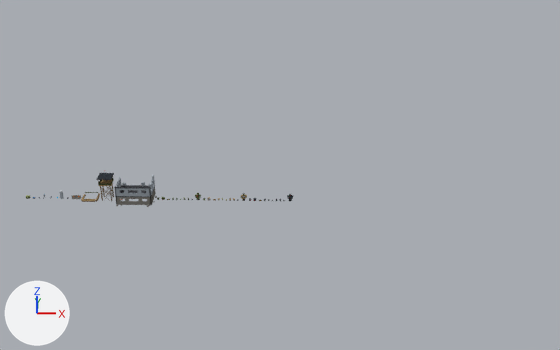
Two versions of the Blender file assets/3d/arena_survivor.blend, one commit apart.
Both versions are drawn from a 50 mm camera at (186.0, -466.0, 255.0) aimed at (175.0, -2.0, 20.0). Every picture has the same lights, and +X, +Y and +Z are marked at lower left. The picture after the commit comes second.

The first picture shows 'env_guard_tower', 'env_ruin_building', 'env_sandbag_bunker'.
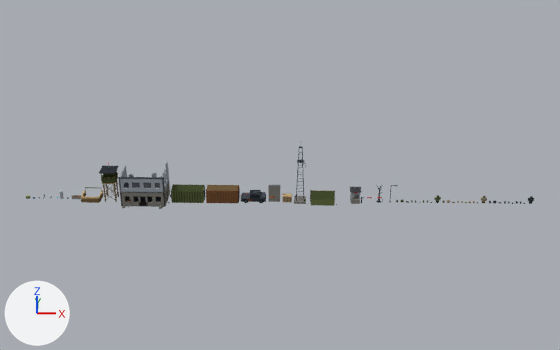
Pixel boxes [x1, y1, x2, y2] of what changed, in the pictures (560 x 350 px; the box of a moved part takes in the faces that stretch with it):
'env_ruin_building', reshaped, moved (23% wider, 45% taller)
    before: [114, 175, 157, 207]
    after: [118, 162, 171, 209]
'env_container_olive', added (green)
    after: [171, 184, 205, 203]
'env_container_rust', added (brown)
    after: [206, 185, 240, 203]
'env_guard_tower', reshaped, moved
    before: [96, 173, 114, 201]
    after: [99, 163, 119, 202]
'env_tent', added
    after: [308, 190, 337, 206]
'env_wreck_humvee', added
    after: [241, 190, 266, 203]
'env_comm_tower', added
    after: [294, 141, 307, 204]
'env_checkpoint', added
    after: [350, 187, 383, 204]
'env_twall', added
    after: [268, 185, 280, 202]
'env_sandbag_bunker', moved
    before: [81, 192, 100, 202]
    after: [81, 187, 103, 203]
'env_hesco', added
    after: [283, 193, 292, 202]
part 1 of me_env_guard_tower, added
    after: [101, 178, 115, 183]
part 2 of me_env_guard_tower, added
    after: [99, 166, 118, 173]
part 3 of me_env_guard_tower, deleted
    before: [96, 173, 114, 200]
part 4 of me_env_guard_tower, reshaped
    before: [98, 178, 114, 197]
    after: [105, 181, 117, 200]
part 5 of me_env_ruin_building, added
    after: [122, 201, 141, 206]
part 6 of me_env_ruin_building, added
    after: [146, 202, 166, 207]
part 7 of me_env_ruin_building, added
    after: [120, 192, 164, 197]
part 8 of me_env_ruin_building, added
    after: [120, 188, 165, 193]
part 9 of me_env_ruin_building, added
    after: [119, 179, 164, 183]
part 10 of me_env_ruin_building, deleted
    before: [116, 201, 152, 205]
part 11 of me_env_ruin_building, deleted
    before: [117, 197, 150, 199]
part 12 of me_env_ruin_building, moved or reshaped
    before: [114, 175, 157, 207]
    after: [118, 162, 171, 209]

What changed in the scene script:
```text
Change me_env_guard_tower:
    remove me_env_guard_tower.from_pydata(...)  # 366 vertices, 273 faces; spans x -4.9..4.9, y -4.9..4.9, z 0.0..21.6
    add me_env_guard_tower.from_pydata(...)  # 374 vertices, 279 faces; spans x -5.5..5.5, y -5.5..5.5, z 0.0..27.2
    me_env_guard_tower part 1: a new loose piece, a box spanning x -4.5..4.5, y -4.53..-4.27, z 14.5..18.5, in mat_palette (picture img_palette)
    me_env_guard_tower part 2: a new loose piece, a box spanning x -5.2..5.2, y -5.2..5.2, z 22.58..22.83, in mat_palette (picture img_palette)
    me_env_guard_tower part 3: 22 loose pieces with 176 vertices, spanning x -4.9..4.9, y -4.9..4.9, z 0.6..17.6, are deleted
    me_env_guard_tower part 4: 48 vertices removed from x -4.3..4.3, y -4.3..4.3, z 0.0..14.0; 112 vertices added at x -3.7..3.7, y -3.7..4.1, z 0.7..13.1
    other edits to the shape of me_env_guard_tower do not show in these pictures
Change me_env_ruin_building:
    remove me_env_ruin_building.from_pydata(...)  # 464 vertices, 348 faces; spans x -12.2..13.7, y -10.7..9.6, z 0.0..15.1
    add me_env_ruin_building.from_pydata(...)  # 544 vertices, 408 faces; spans x -15.2..17.5, y -13.3..12.1, z 0.0..24.6
    me_env_ruin_building part 5: a new loose piece, a box spanning x -15.0..-1.8, y -10.0..-9.0, z 0.0..3.2, in mat_palette (picture img_palette)
    me_env_ruin_building part 6: a new loose piece, a box spanning x 1.8..15.0, y -10.0..-9.0, z 0.0..3.2, in mat_palette (picture img_palette)
    me_env_ruin_building part 7: a new loose piece, a box spanning x -15.0..15.0, y -10.0..-9.0, z 7.6..10.5, in mat_palette (picture img_palette)
    me_env_ruin_building part 8: a new loose piece, a box spanning x -15.0..15.0, y -10.0..-9.0, z 10.5..13.7, in mat_palette (picture img_palette)
    me_env_ruin_building part 9: a new loose piece, a box spanning x -15.0..15.0, y -10.0..-9.0, z 18.1..21.0, in mat_palette (picture img_palette)
    me_env_ruin_building part 10: the loose piece of 8 vertices spanning x -12.0..12.0, y -8.0..-7.2, z 0.0..2.3 is deleted
    me_env_ruin_building part 11: the loose piece of 8 vertices spanning x -12.0..12.0, y -8.0..-7.2, z 4.6..6.0 is deleted
    me_env_ruin_building part 12: 416 vertices removed from x -12.2..13.7, y -10.7..9.6, z 0.0..15.1; 304 vertices added at x -15.2..17.5, y -13.3..12.1, z 0.0..24.6
    other edits to the shape of me_env_ruin_building do not show in these pictures
Change ob_env_sandbag_bunker:
    ob_env_sandbag_bunker.location: (45.5, 0.0, 0.0) -> (46.6, 0.0, 0.0)
Change ob_env_guard_tower:
    ob_env_guard_tower.location: (57.3, 0.0, 0.0) -> (60.1, 0.0, 0.0)
Change ob_env_ruin_building:
    ob_env_ruin_building.location: (76.8, 0.0, 0.0) -> (83.6, 0.0, 0.0)
Add ob_env_checkpoint:
    ob_env_checkpoint = bpy.data.objects.new('env_checkpoint', me_env_checkpoint)  # 128 vertices, 96 faces; spans x -3.7..18.4, y -3.7..3.7, z 0.0..9.5; in mat_palette (picture img_palette)
    ob_env_checkpoint.location = (226.4, 0.0, 0.0)
Add ob_env_tent:
    ob_env_tent = bpy.data.objects.new('env_tent', me_env_tent)  # 84 vertices, 64 faces; spans x -9.6..9.6, y -6.0..6.0, z 0.0..8.6; in mat_palette (picture img_palette)
    ob_env_tent.location = (204.2, 0.0, 0.0)
Add ob_env_comm_tower:
    ob_env_comm_tower = bpy.data.objects.new('env_comm_tower', me_env_comm_tower)  # 346 vertices, 255 faces; spans x -4.0..4.0, y -4.0..4.0, z 0.0..44.7; in mat_palette (picture img_palette)
    ob_env_comm_tower.location = (189.0, 0.0, 0.0)
Add ob_env_hesco:
    ob_env_hesco = bpy.data.objects.new('env_hesco', me_env_hesco)  # 160 vertices, 120 faces; spans x -3.11..3.11, y -2.36..2.36, z 0.0..4.58; in mat_palette (picture img_palette)
    ob_env_hesco.location = (180.2, 0.0, 0.0)
Add ob_env_twall:
    ob_env_twall = bpy.data.objects.new('env_twall', me_env_twall)  # 56 vertices, 42 faces; spans x -4.0..4.0, y -1.3..1.3, z 0.0..12.5; in mat_palette (picture img_palette)
    ob_env_twall.location = (171.5, 0.0, 0.0)
Add ob_env_wreck_humvee:
    ob_env_wreck_humvee = bpy.data.objects.new('env_wreck_humvee', me_env_wreck_humvee)  # 242 vertices, 167 faces; spans x -8.8..8.2, y -4.0..4.0, z 0.0..7.1; in mat_palette (picture img_palette)
    ob_env_wreck_humvee.location = (157.4, 0.0, 0.0)
Add ob_env_container_rust:
    ob_env_container_rust = bpy.data.objects.new('env_container_rust', me_env_container_rust)  # 272 vertices, 204 faces; spans x -10.8..11.3, y -4.6..4.6, z 0.0..9.5; in mat_palette (picture img_palette)
    ob_env_container_rust.location = (136.3, 0.0, 0.0)
Add ob_env_container_olive:
    ob_env_container_olive = bpy.data.objects.new('env_container_olive', me_env_container_olive)  # 272 vertices, 204 faces; spans x -10.8..11.3, y -4.6..4.6, z 0.0..9.5; in mat_palette (picture img_palette)
    ob_env_container_olive.location = (112.6, 0.0, 0.0)
```
